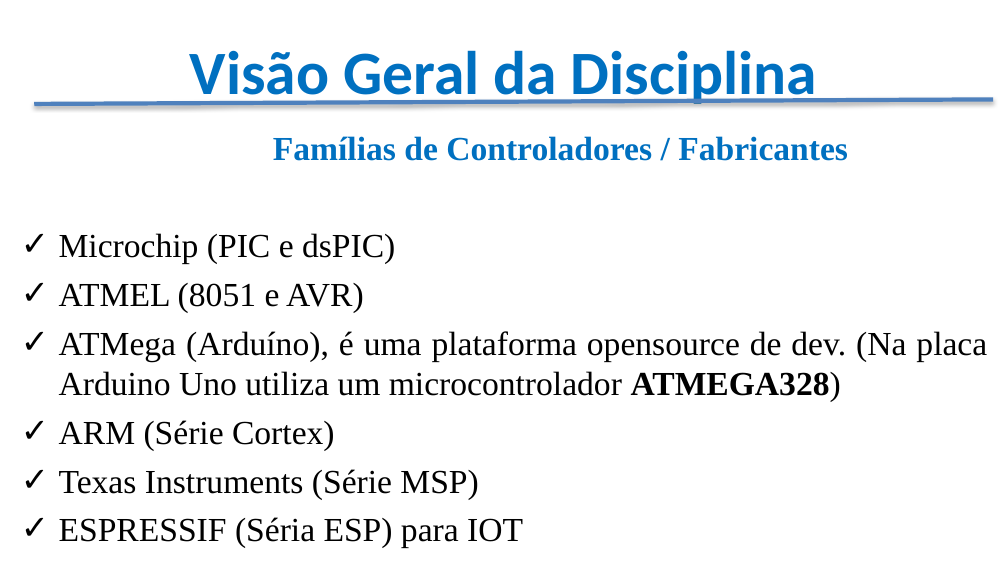
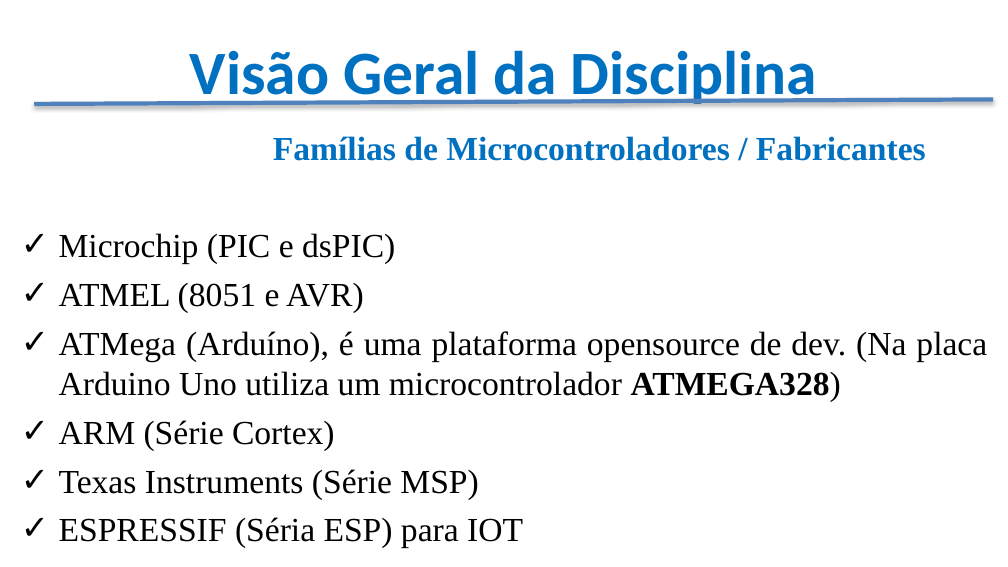
Before and after one commit to CloudEducationBrazil/WydenArea1ProgramacaoMicrocontroladores, a slide deck: slide 9 of Apresentação - Programação Microcontroladores.pptx. Drawn at 1008x567 pixels with LibreOffice and Linux fonts; fonts in the diff are those of the drawing; background and template pictures are left out. Boxes give left, top, right and bottom in pixels: in the first picture for what was removed or moved away, otherwise in the second. Text is boxed around its words. In the diff, an @@ line names an element or a change of style, - is before the commit and + after.

Commit message:
Apresentação da disciplina Microcontroladores, simuladores

```diff
--- a/Apresentação - Programação Microcontroladores.pptx
+++ b/Apresentação - Programação Microcontroladores.pptx
@@ text at (273,136,926,161): text changed @@
-Famílias de Controladores / Fabricantes
+Famílias de Microcontroladores / Fabricantes
```
Also in this commit, not shown: 1 other slide changed, 1 slide added.
